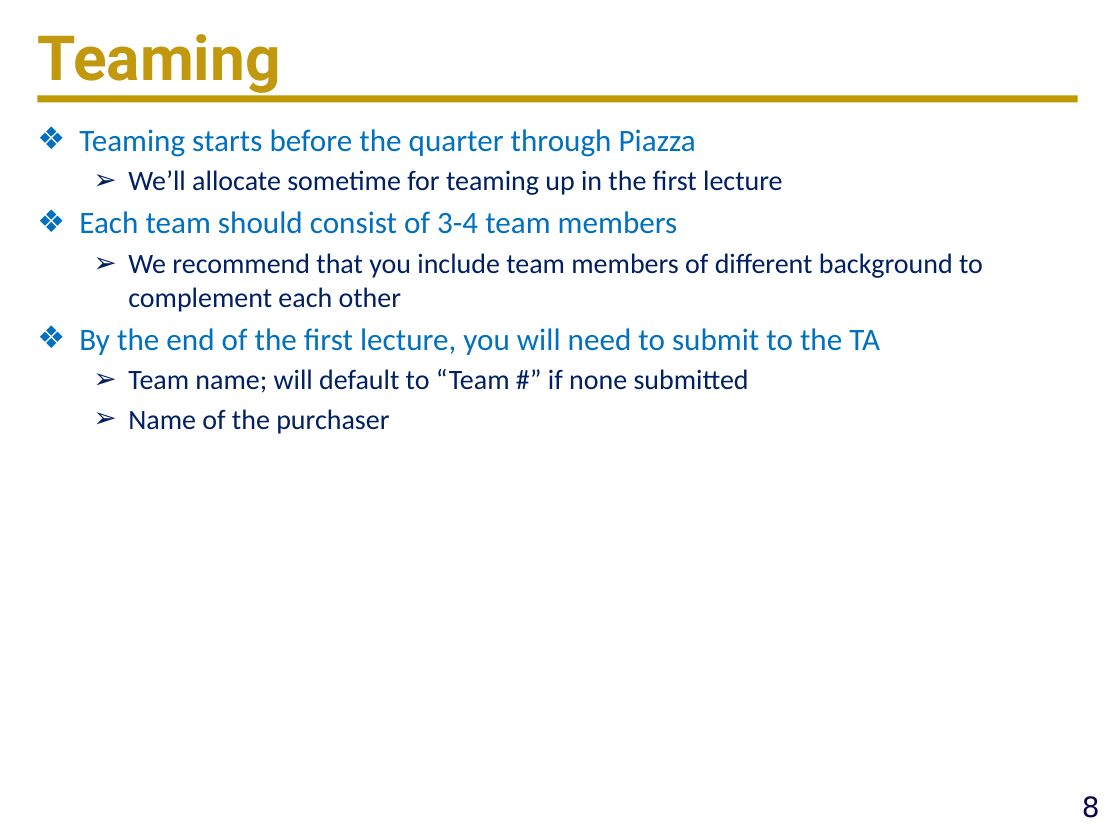
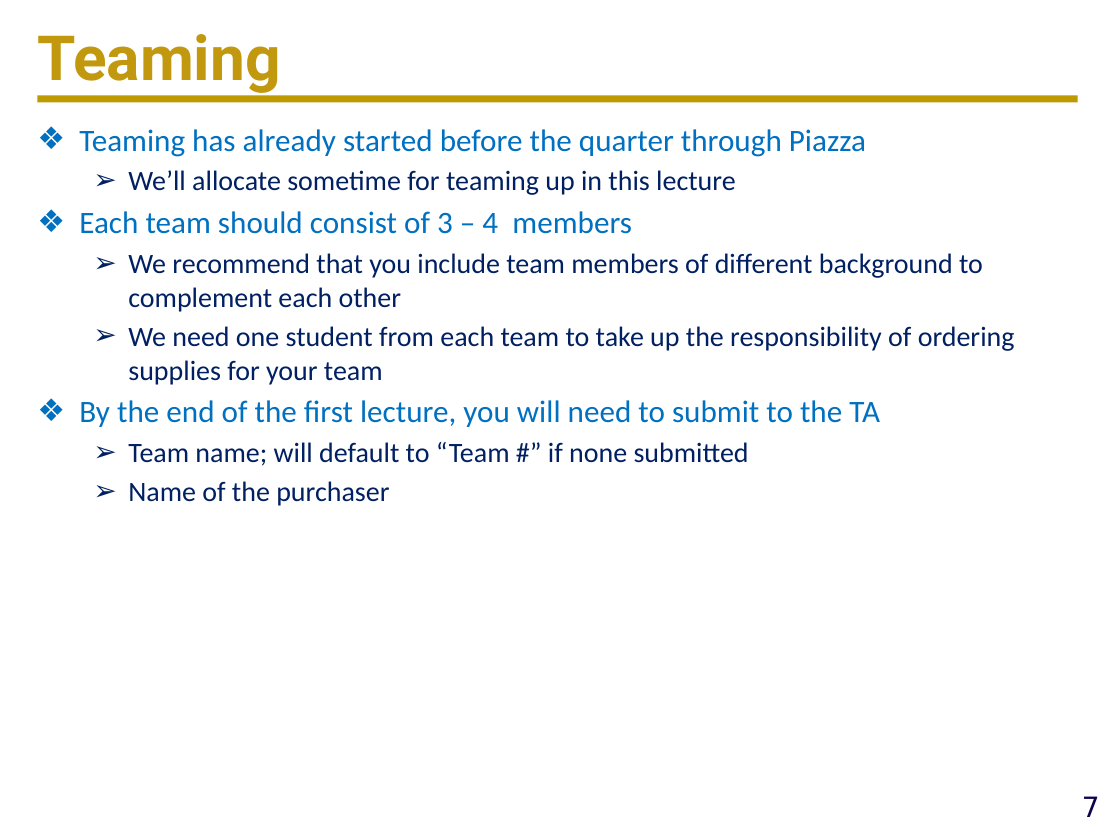
Before and after one commit to ucdart/UCD-EEC134, a slide deck: slide 7 of lectures/lec0/Lec0-CourseMechanisms.pptx (slide 8 before the commit). Drawn at 1120x840 pixels with LibreOffice and Linux fonts; fonts in the diff are those of the drawing; background and template pictures are left out. Boxes give left, top, right and bottom in pixels: in the first picture for what was removed or moved away, otherwise in the second. Text is boxed around its words. In the diff, an @@ line names an element or a change of style, - is before the commit and + after.

```diff
--- a/lectures/lec0/Lec0-CourseMechanisms.pptx
+++ b/lectures/lec0/Lec0-CourseMechanisms.pptx
@@ text at [79,129,866,234]: text changed @@
-❖ Teaming starts before the quarter through Piazza
-  ➢ We’ll allocate sometime for teaming up in the first lecture
-❖ Each team should consist of 3-4 team members
+❖ Teaming has already started before the quarter through Piazza
+  ➢ We’ll allocate sometime for teaming up in this lecture
+❖ Each team should consist of 3 – 4 members
@@ text at [128,326,1015,385]: paragraph added @@
+  ➢ We need one student from each team to take up the responsibility of ordering supplies for your team
@@ page number at [1082,796,1100,817]: text changed @@
-8
+7
```
Also in this commit, not shown: 7 other slides changed, 5 slides added, 4 other files.
